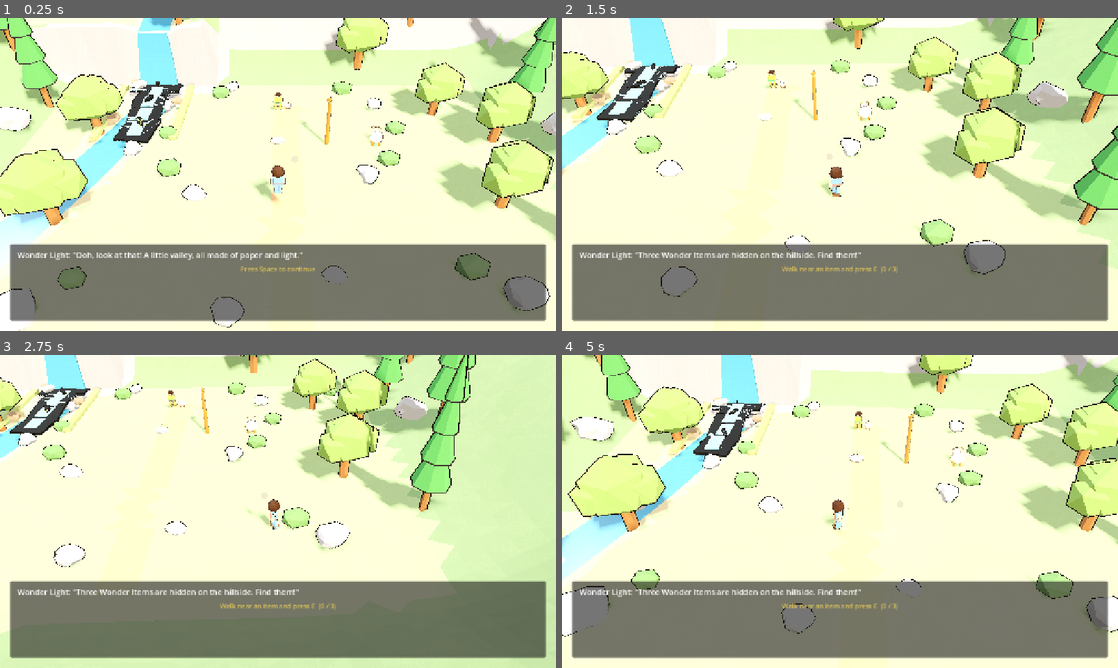
Above: before the commit, frames 1-4 (two rows, left to right).
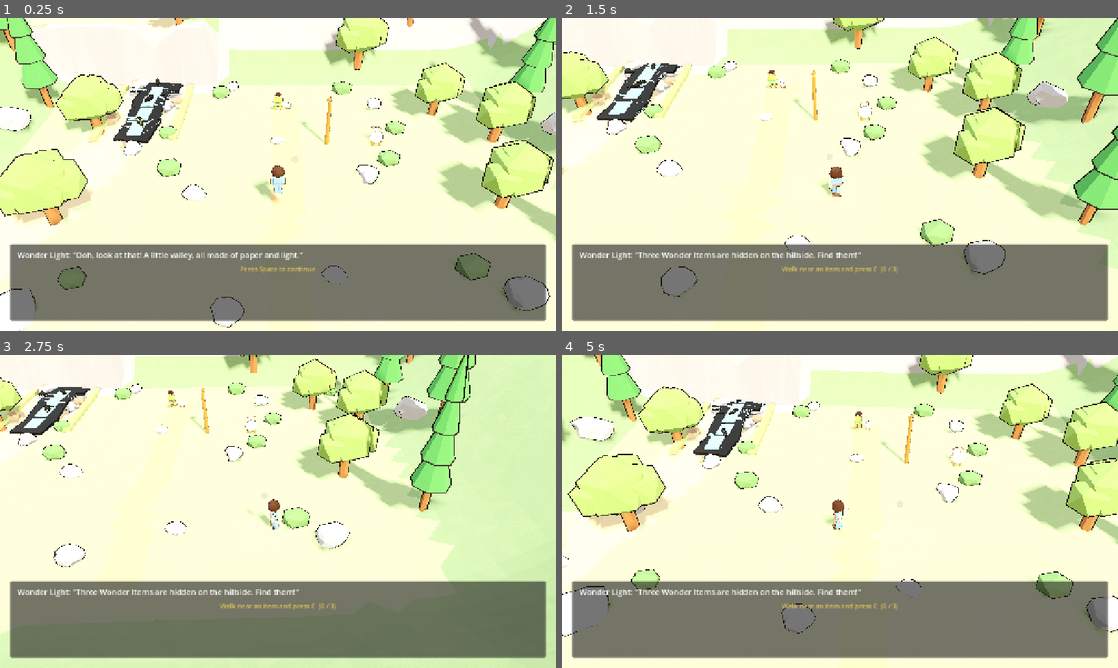
Above: after the commit, the same moments.

Repository: onesLeo/little-light
Game: Godot game, scene res://scenes/main.tscn
Same seed, same stepped clock (60 frames per second), same inputs: the game is played once before the commit and once after it.
Inputs:
- Up to frame 1 (0.25 s): no input
- Up to frame 2 (1.5 s): tap Space (ui_accept) at 0.5, 0.77 s; hold D (move_right) 0.53-1.28 s; hold E (interact) 0.53-1.28 s; hold S (move_back) from 1.28 s (still down); tap Enter at 1.35 s
- Up to frame 3 (2.75 s): tap Space (ui_accept) at 1.52 s; tap E (interact) at 2 s; release S (move_back) at 2.03 s; hold D (move_right) from 2.03 s (still down); hold E (interact) from 2.03 s (still down)
- Up to frame 4 (5 s): release D (move_right) at 2.78 s; release E (interact) at 2.78 s; hold W (move_forward) 2.78-3.53 s; tap Enter at 2.85, 4.35 s; tap Space (ui_accept) at 3.02, 3.77, 4.52 s; tap E (interact) at 3.5 s; hold E (interact) 3.53-4.28 s; hold A (move_left) from 3.53 s (still down)

The runs differ from the first frame. In frame 1, 2.8% of the frame differs, in the area x 0-32%, y 0-71%; in frame 2, 1.8%; in frame 3, 0.9%; in frame 4, 3.1%, in the area x 0-36%, y 0-72%.

Commit message:
Fix brook z-fighting: hide all valley Stream/Waterfall/Foam/Fish
PR #19 left Stream_Upper/Lower and Waterfall_Sheet visible so the river
would read continuous, but they stack with the alive pack and black-
flicker. Hide the full Stream_/Waterfall_/Foam_/Fish_ set; v3 owns the
connected WaterPaper cascade→pool.

Diff:
--- a/scripts/hide_static_valley_water.gd
+++ b/scripts/hide_static_valley_water.gd
@@ -1,10 +1,14 @@
 extends Node3D
-## Hides only the static valley pieces the animated brook replaces (pool,
-## splash foam, static fish). The cliff waterfall and the upstream/downstream
-## river stay so the water still reads as one continuous river.
+## Hides valley water / foam / fish the animated brook pack replaces.
+## Alive pack draws Stream_Main + Waterfall_Main + join/pool; leaving the
+## valley Stream_*/Waterfall_* visible causes z-fighting (black flicker)
+## and color mismatch with WaterPaper.
 
 @export var name_prefixes: PackedStringArray = [
-	"Stream_Pool", "Foam_Splash", "Foam_Spray", "Fish_"
+	"Stream_",
+	"Waterfall_",
+	"Foam_",
+	"Fish_",
 ]
 
 
